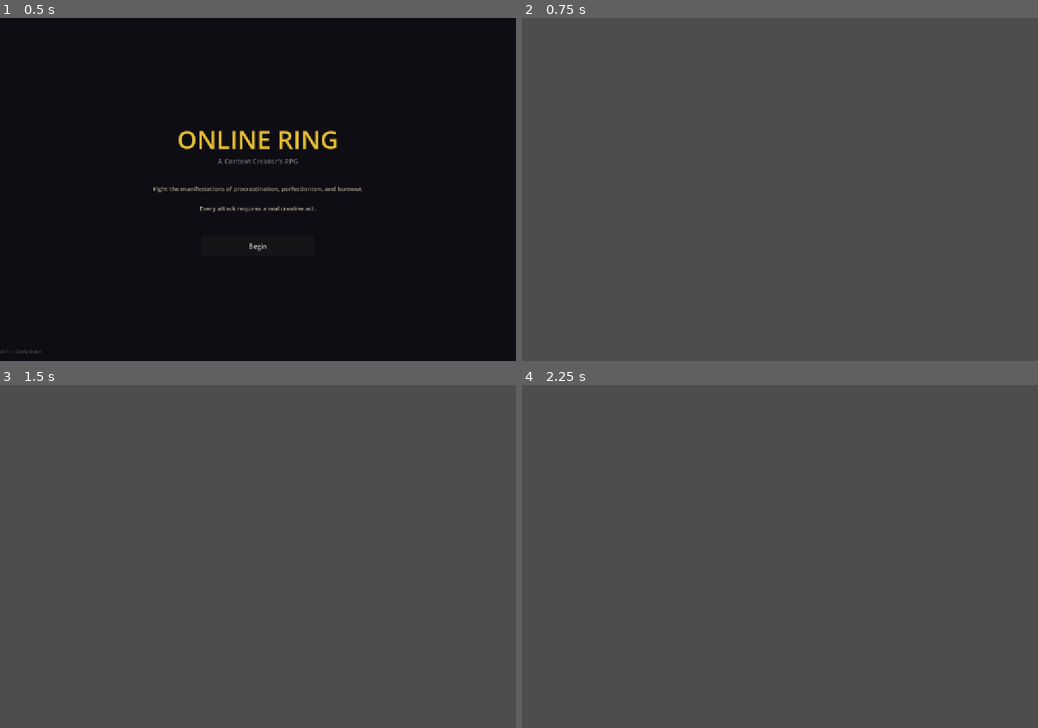
Above: before the commit, frames 1-4 (two rows, left to right).
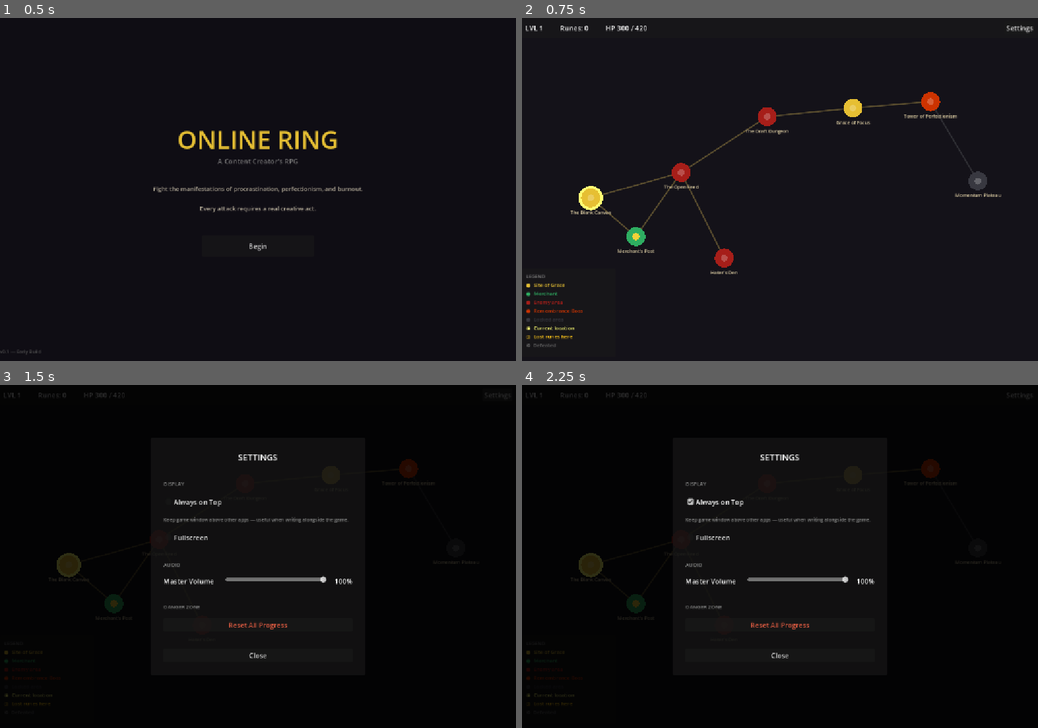
Above: after the commit, the same moments.

Repository: WRCIECH/online-ring
Game: Godot game, scene res://scenes/main/main.tscn
Same seed, same stepped clock (60 frames per second), same inputs: the game is played once before the commit and once after it.
Inputs (mouse positions are in pixels of both pictures, inside the frame that each line leads up to):
- Up to frame 1 (0.5 s): no input
- Up to frame 2 (0.75 s): click "Begin" at 0.5 s
- Up to frame 3 (1.5 s): click (495, 395) at 1.25 s, where only the run after the commit has a clickable "Settings"
- Up to frame 4 (2.25 s): click (780, 501) at 2 s, where only the run after the commit has a clickable "Always on Top"

Frame 1 is identical in both runs. In frame 2, 100% of the frame differs, in the area x 0-100%, y 0-100%; in frame 3, 100%; in frame 4, 100%.
Error before the commit: Parse Error: There is already a variable named "spacer" declared in this scope. (res://scripts/map/world_map.gd:248)

Commit message:
Fix duplicate spacer variable in _build_ui_layer()
Co-Authored-By: Claude Sonnet 4.6 <noreply@anthropic.com>

Diff:
--- a/scripts/map/world_map.gd
+++ b/scripts/map/world_map.gd
@@ -245,9 +245,9 @@
 	_info_moveset.visible = false
 	ivbox.add_child(_info_moveset)
 
-	var spacer := Control.new()
-	spacer.size_flags_vertical = Control.SIZE_EXPAND_FILL
-	ivbox.add_child(spacer)
+	var info_spacer := Control.new()
+	info_spacer.size_flags_vertical = Control.SIZE_EXPAND_FILL
+	ivbox.add_child(info_spacer)
 
 	_info_enter = Button.new()
 	_info_enter.pressed.connect(_on_enter_pressed)
